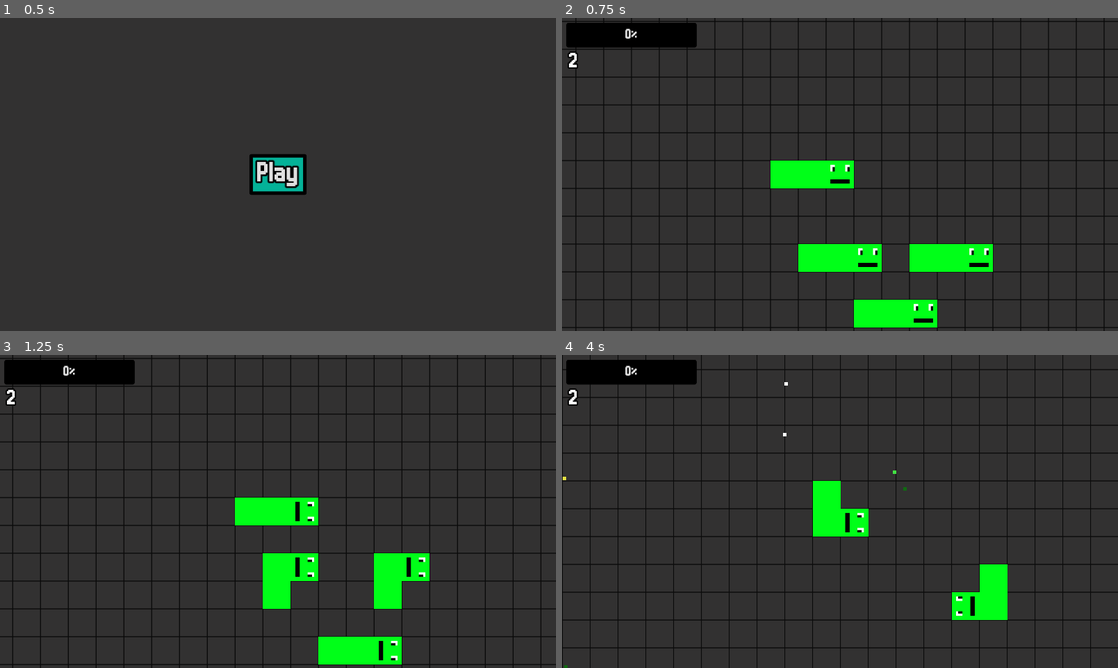
Above: before the commit, frames 1-4 (two rows, left to right).
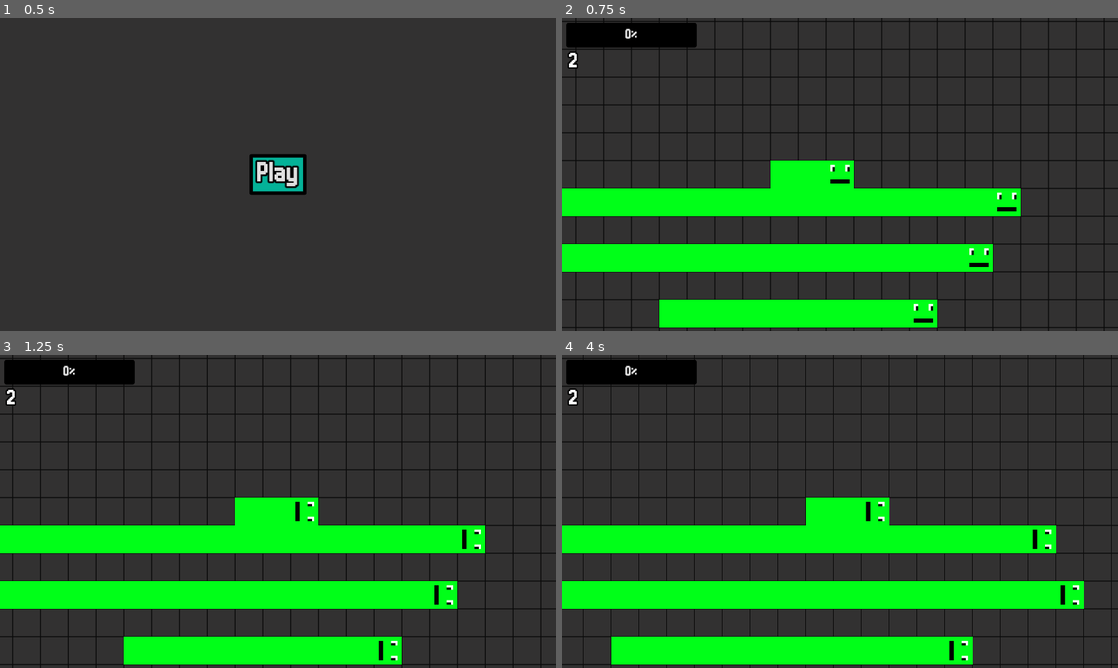
Above: after the commit, the same moments.

Repository: nath-ellis/slither.net
Game: Godot game, scene res://scenes/menu.tscn
Same seed, same stepped clock (60 frames per second), same inputs: the game is played once before the commit and once after it.
Inputs (mouse positions are in pixels of both pictures, inside the frame that each line leads up to):
- Up to frame 1 (0.5 s): no input
- Up to frame 2 (0.75 s): click "Play" at 0.5 s
- Up to frame 3 (1.25 s): no input
- Up to frame 4 (4 s): hold Right (right) 1.28-2.03 s; hold Down (down) 2.03-2.75 s; click (840, 511) at 2.75 s, where only the run after the commit has a clickable "Play Again"; hold Right (right) from 3.53 s (still down)

Frame 1 is identical in both runs. In frame 2, 15% of the frame differs, in the area x 0-83%, y 54-99%; in frame 3, 19%; in frame 4, 33%, in the area x 0-100%, y 0-100%.

Commit message:
Gave the enemies a random length when added and decreased their chance of changing direction

Diff:
--- a/scenes/game.tscn
+++ b/scenes/game.tscn
@@ -32,7 +32,7 @@
 region_rect = Rect2(0, 0, 12800, 7200)
 
 [node name="Enemy" parent="." instance=ExtResource("4_bagti")]
-position = Vector2(224, 288)
+position = Vector2(544, 160)
 
 [node name="Enemy2" parent="." instance=ExtResource("4_bagti")]
 position = Vector2(352, 416)
--- a/scripts/enemy.gd
+++ b/scripts/enemy.gd
@@ -29,6 +29,24 @@
 			})
 
 
+func _ready() -> void:
+	for i in range(randi_range(0, 50)):
+		var new_body = ENEMY_BODY.instantiate()
+		var end_body = body.get_children()[len(body.get_children())-1]
+
+		if len(end_body.move_to) > 0:
+			new_body.position = end_body.position - end_body.move_to[0]["vel"]
+
+			# Add places it needs to move to
+			for e in end_body.move_to:
+				new_body.move_to.append(e)
+
+		else:
+			new_body.position = end_body.position - vel
+
+		body.add_child(new_body)
+
+
 func _process(_delta) -> void:
 	# Check whether the player's size should be increased
 	if increase_length_counter >= 10:
@@ -53,7 +71,7 @@
 func _physics_process(_delta) -> void:
 	# Prevent the player from changing direction too fast
 	if !moved:
-		var chance = randi_range(1, 100)
+		var chance = randi_range(1, 500)
 
 		if chance == 1 and vel.y == 0:
 			add_move_to()
--- a/scripts/menu.gd
+++ b/scripts/menu.gd
@@ -3,3 +3,4 @@
 
 func _on_play_pressed() -> void:
 	get_tree().change_scene_to_file("res://scenes/game.tscn")
+	randomize()
